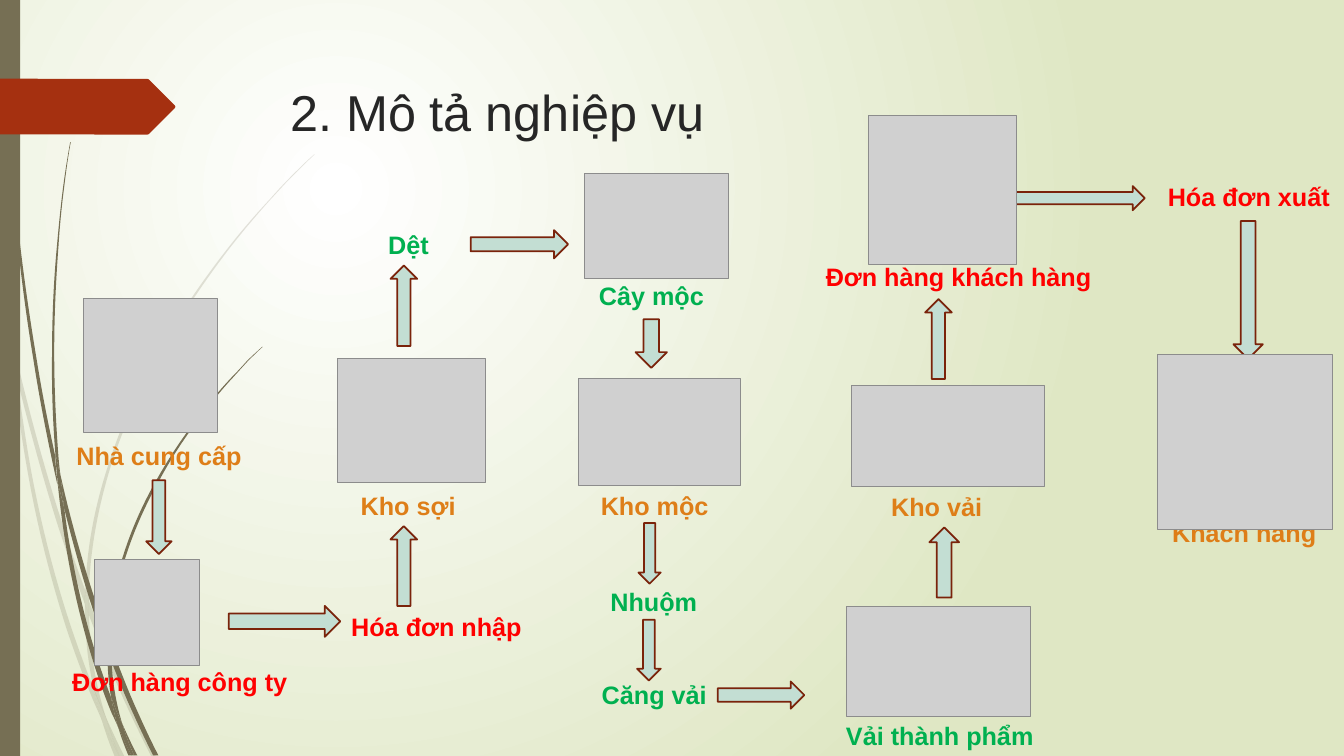
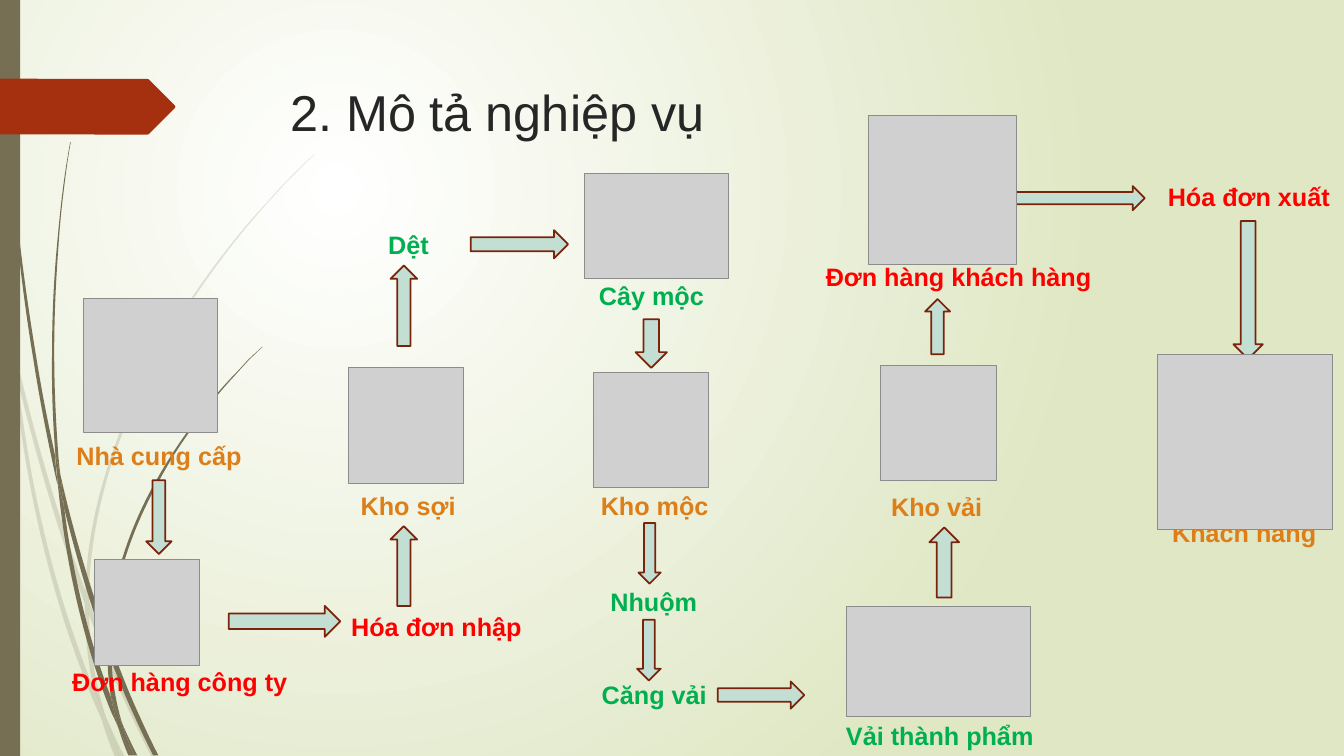
Before and after one commit to doanlecong/LVTN, a slide deck: slide 4 of docs/slide trình cô - bản 1.pptx. Drawn at 1344x756 pixels with LibreOffice and Linux fonts; fonts in the diff are those of the drawing; grey boxes stand for pictures. Boxes give left, top, right and bottom in pixels: in the first picture for what was removed or moved away, otherwise in the second. Text is boxed around its words. In the diff, an @@ line names an element or a change of style, - is before the commit and + after.

```diff
--- a/docs/slide trình cô - bản 1.pptx
+++ b/docs/slide trình cô - bản 1.pptx
@@ up arrow: place and size @@
-up arrow at <box>926,299,952,379</box>
+up arrow at <box>926,299,951,355</box>
@@ picture: place and size @@
-picture at <box>338,359,486,483</box>
+picture at <box>348,368,464,484</box>
@@ picture: place and size @@
-picture at <box>579,379,741,486</box>
+picture at <box>594,372,710,488</box>
@@ picture: place and size @@
-picture at <box>852,385,1045,487</box>
+picture at <box>881,366,997,482</box>
```
Also in this commit, not shown: 3 other slides changed, 1 other file.
